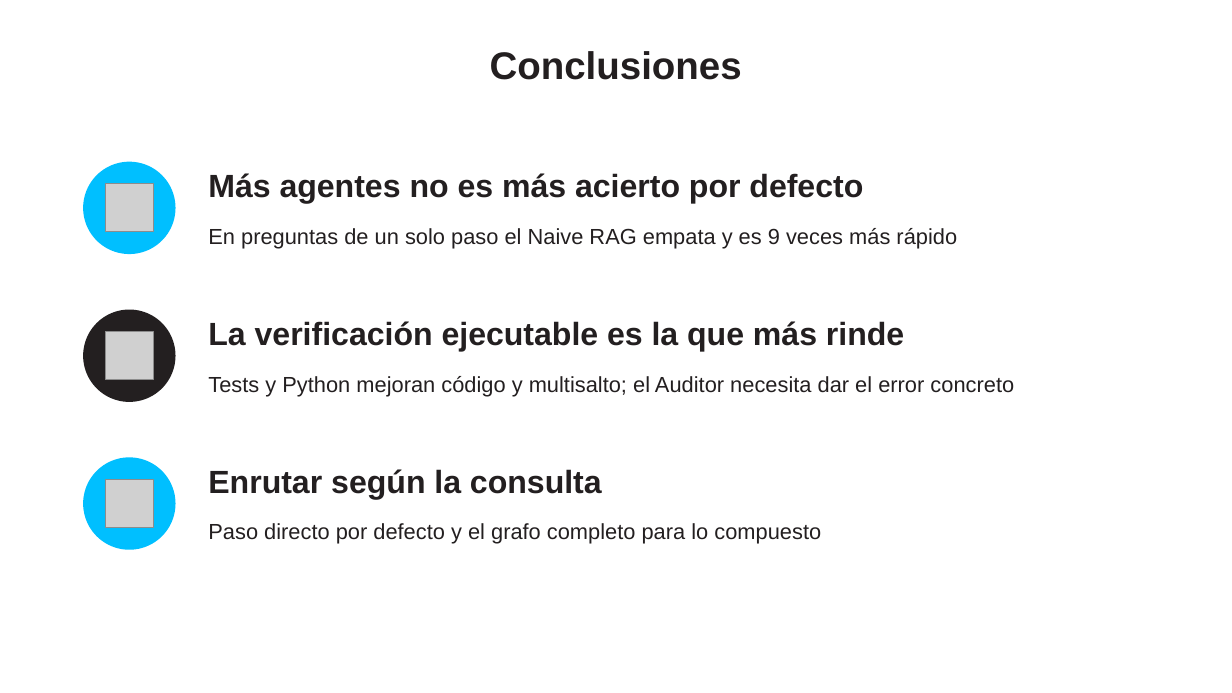
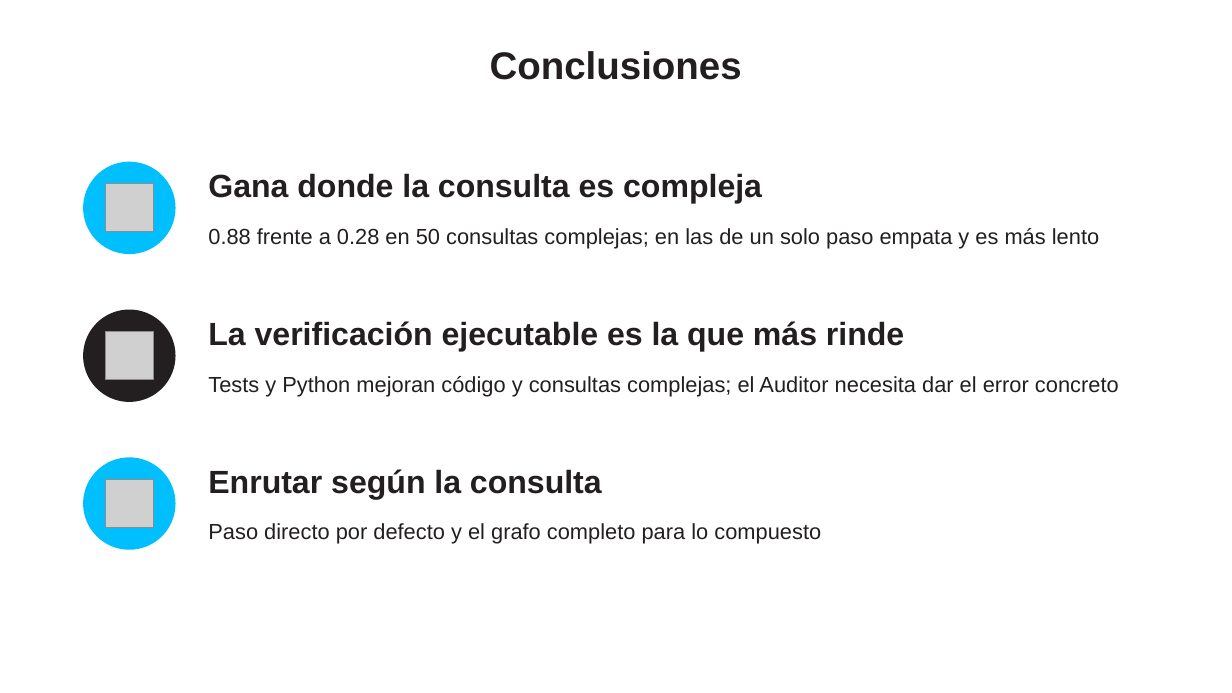
Before and after one commit to ricardoamiel/auditor-react, a slide deck: slide 108 of presentacion/Presentacion_Auditor_ReAct.pptx. Drawn at 1232x693 pixels with LibreOffice and Linux fonts; fonts in the diff are those of the drawing; grey boxes stand for pictures; background and template pictures are left out. Boxes give left, top, right and bottom in pixels: in the first picture for what was removed or moved away, otherwise in the second. Text is boxed around its words. In the diff, an @@ line names an element or a change of style, - is before the commit and + after.

Commit message:
Resultados de las 50 consultas complejas

```diff
--- a/presentacion/Presentacion_Auditor_ReAct.pptx
+++ b/presentacion/Presentacion_Auditor_ReAct.pptx
@@ text at [208, 173, 762, 204]: text changed @@
-Más agentes no es más acierto por defecto
+Gana donde la consulta es compleja
@@ text at [208, 228, 1099, 249]: text changed @@
-En preguntas de un solo paso el Naive RAG empata y es 9 veces más rápido
+0.88 frente a 0.28 en 50 consultas complejas; en las de un solo paso empata y es más lento
@@ text at [208, 376, 1119, 396]: text changed @@
-Tests y Python mejoran código y multisalto; el Auditor necesita dar el error concreto
+Tests y Python mejoran código y consultas complejas; el Auditor necesita dar el error concreto
```
Also in this commit, not shown: 27 other slides changed, 30 other files.
